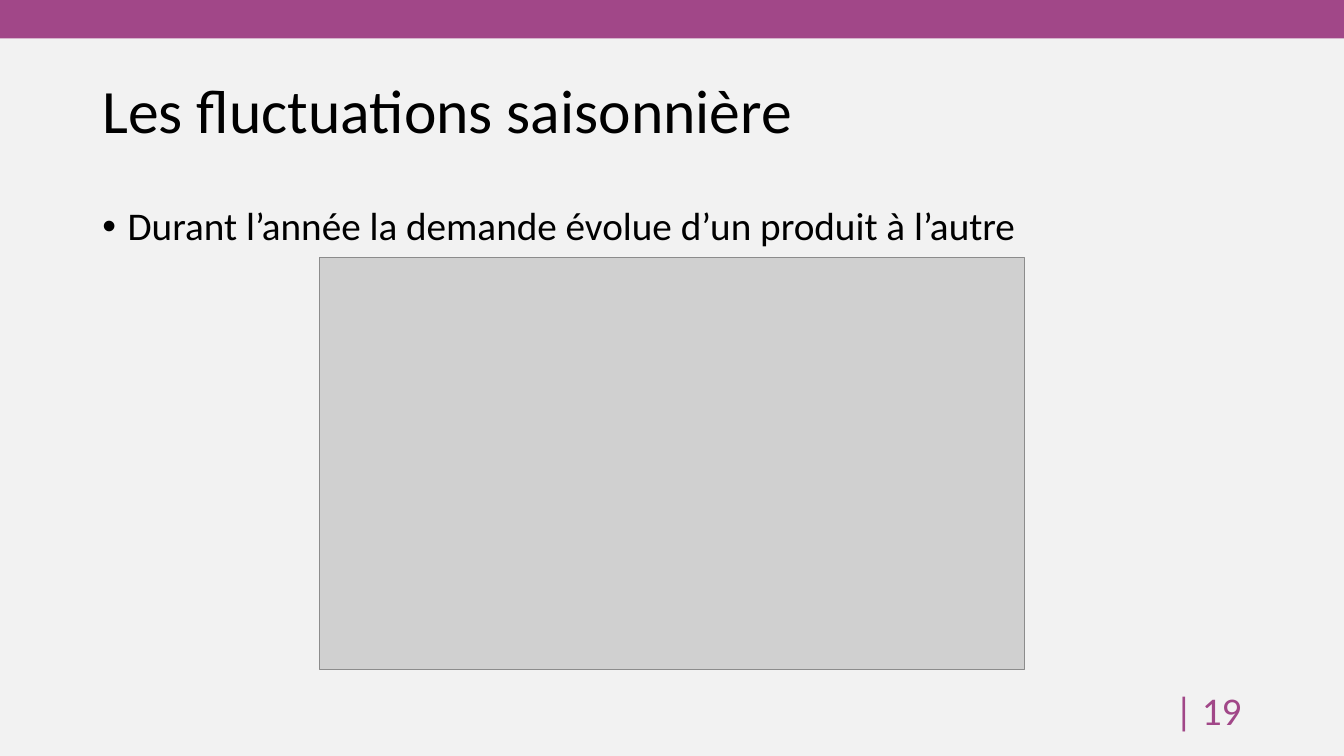
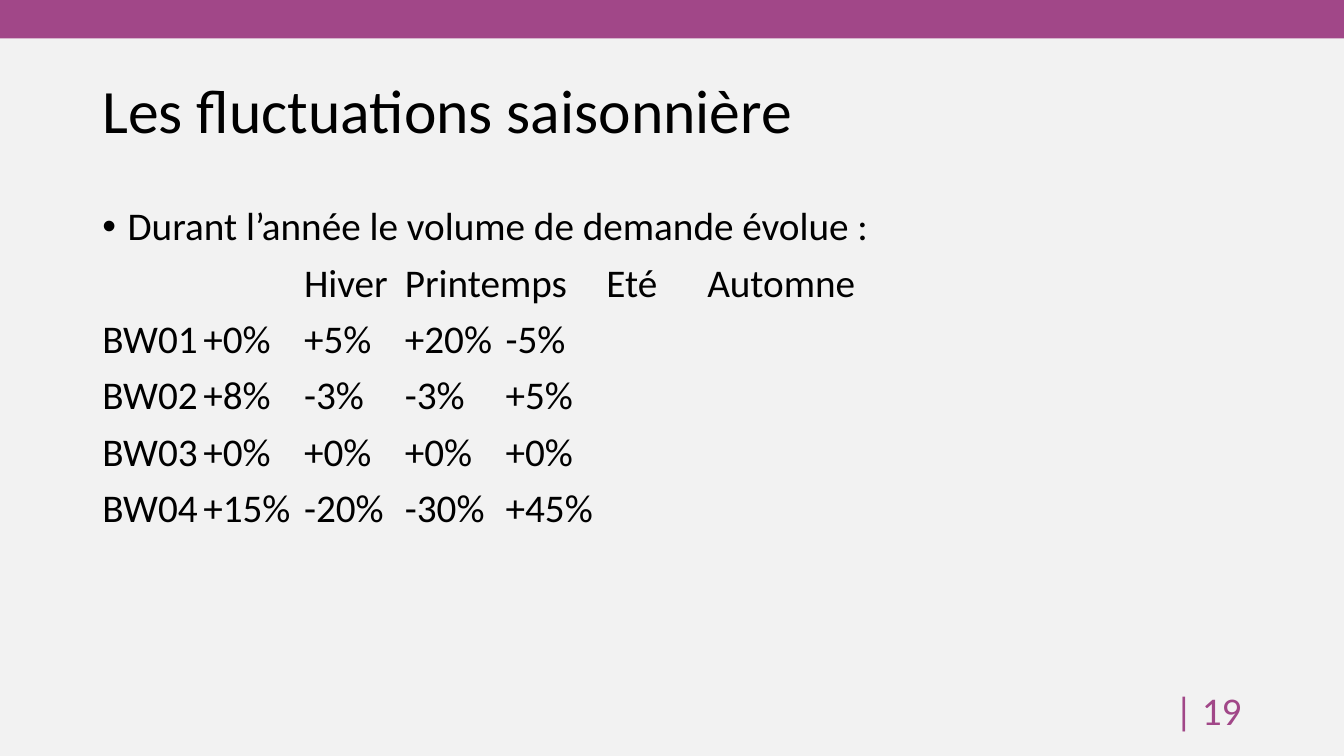
Before and after one commit to HEG-Arc/odoosim, a slide deck: slide 20 of BreweryAndCo.pptx. Drawn at 1344x756 pixels with LibreOffice and Linux fonts; fonts in the diff are those of the drawing; grey boxes stand for pictures; background and template pictures are left out. Boxes give left, top, right and bottom in pixels: in the first picture for what was removed or moved away, otherwise in the second. Text is boxed around its words. In the diff, an @@ line names an element or a change of style, - is before the commit and + after.

```diff
--- a/BreweryAndCo.pptx
+++ b/BreweryAndCo.pptx
@@ text at [102, 212, 855, 523]: text changed @@
-• Durant l’année la demande évolue d’un produit à l’autre
+• Durant l’année le volume de demande évolue :
+Hiver Printemps Eté Automne
+BW01 +0% +5% +20% -5%
+BW02 +8% -3% -3% +5%
+BW03 +0% +0% +0% +0%
+BW04 +15% -20% -30% +45%
@@ picture removed at [320, 258, 1024, 670] @@
```
Also in this commit, not shown: 4 other slides changed, 20 other files.
